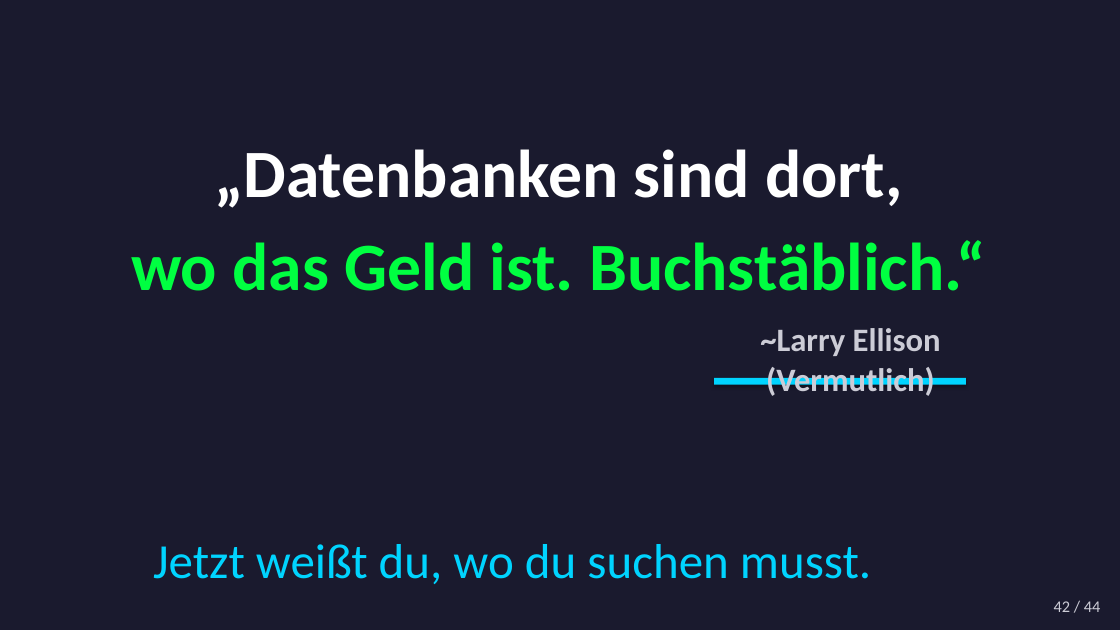
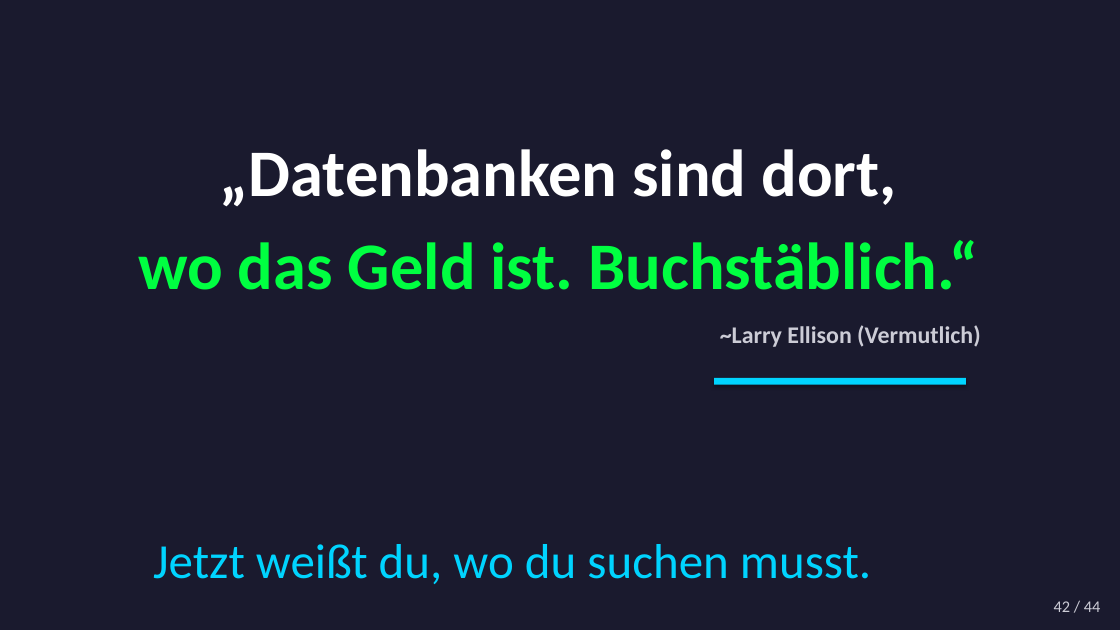
Before and after one commit to CryptoJones/databases-for-hackers, a slide deck: slide 43 of slides_de.pptx. Drawn at 1120x630 pixels with LibreOffice and Linux fonts; fonts in the diff are those of the drawing. Boxes give left, top, right and bottom in pixels: in the first picture for what was removed or moved away, otherwise in the second. Text is boxed around its words. In the diff, an @@ line names an element or a change of style, - is before the commit and + after.

```diff
--- a/slides_de.pptx
+++ b/slides_de.pptx
@@ text "„Datenbanken sind dort," at (220,149,897,207): size 58 to 57 pt @@
@@ text "wo das Geld ist. Buchstäblich.“" at (138,240,979,290): size 58 to 57 pt @@
@@ text "~Larry Ellison (Vermutlich)" at (720,325,980,347): size 28 to 20.5 pt @@
```
Also in this commit, not shown: 21 other slides changed, 18 other files.
